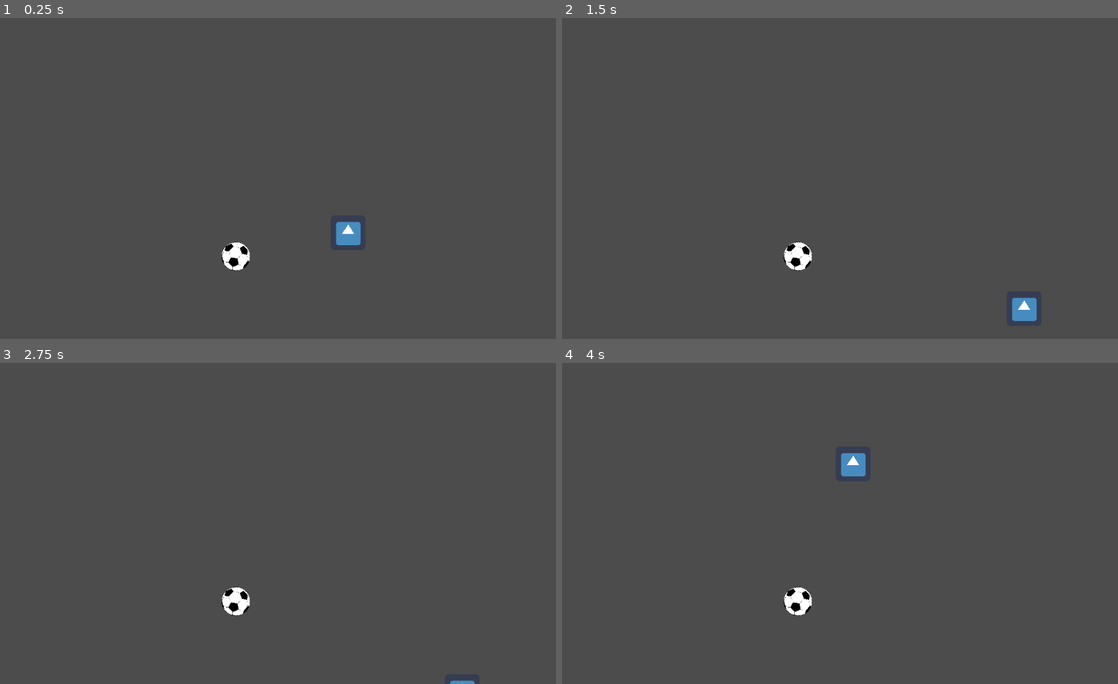
Above: before the commit, frames 1-4 (two rows, left to right).
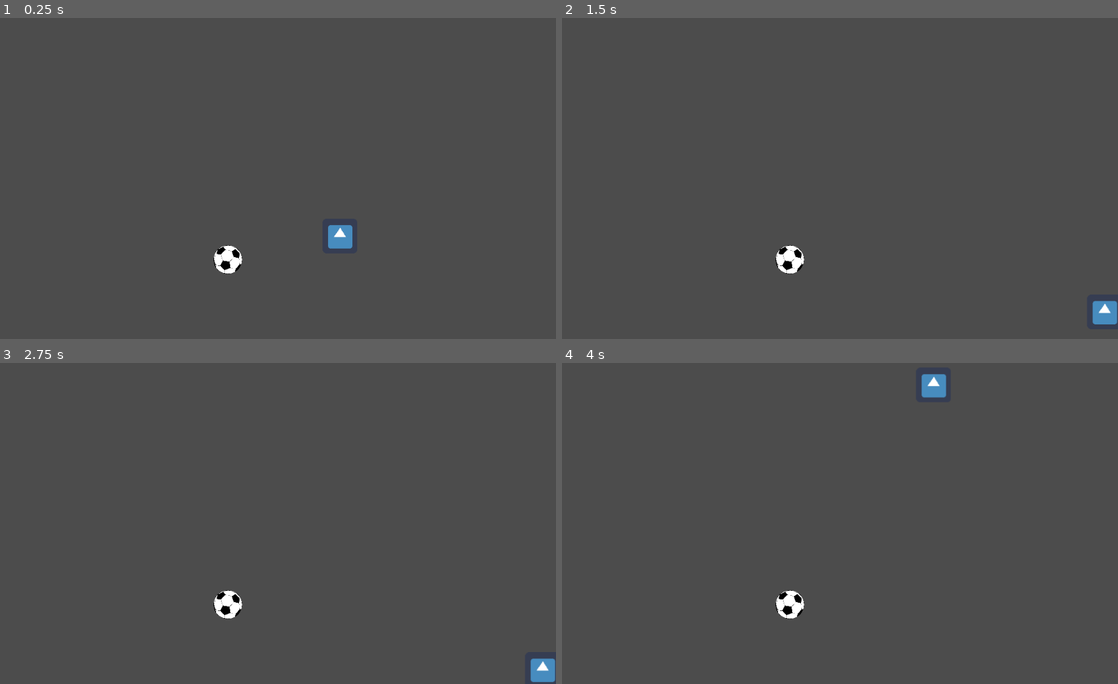
Above: after the commit, the same moments.

Repository: xDeviOfficial/foot-play
Game: Godot game, scene res://Game.tscn
The game is run twice, just before and just after one commit, with the same random seed, the same clock (stepped at 60 frames per second) and the same inputs. The engine's default icon, where the game draws it, is replaced by a stand-in: a white triangle on a blue panel in a dark square.
Inputs:
- Up to frame 1 (0.25 s): no input
- Up to frame 2 (1.5 s): tap Enter at 0.5 s; hold Right (ui_right) 0.53-1.28 s; hold Down (ui_down) from 1.28 s (still down)
- Up to frame 3 (2.75 s): tap Space at 2 s; release Down (ui_down) at 2.03 s; hold Right (ui_right) from 2.03 s (still down)
- Up to frame 4 (4 s): tap Enter at 2.75 s; release Right (ui_right) at 2.78 s; hold Up (ui_up) 2.78-3.53 s; hold Left (ui_left) from 3.53 s (still down)

The runs differ from the first frame. In frame 1, 0.8% of the frame differs, in the area x 38-65%, y 63-80%; in frame 2, 1.1%; in frame 3, 0.8%; in frame 4, 1.1%, in the area x 38-70%, y 3-80%.

Commit message:
Set player movement limit

Diff:
--- a/Game.tscn
+++ b/Game.tscn
@@ -12,7 +12,7 @@
 radius = 26.0
 
 [node name="PlayerScene" type="Node2D"]
-position = Vector2( 641, 404 )
+position = Vector2( 626.075, 409.97 )
 script = ExtResource( 1 )
 
 [node name="PlayerBody" type="KinematicBody2D" parent="."]
--- a/PlayerBody.gd
+++ b/PlayerBody.gd
@@ -4,27 +4,26 @@
 var velocity = Vector2()
 
 func get_input():
-    # Detect up/down/left/right keystate and only move when pressed.
     velocity = Vector2()
-    var x = position.x
-    var y = position.y
-    print("position" + str(position));
 
-
+    var screen_size = get_viewport().get_visible_rect().size;
+    var x = global_position.x;
+    var y = global_position.y;
+    var padding = 35;
 
     if Input.is_action_pressed('ui_right'):
-        if(x >= 200): return;
+        if(x >= screen_size.x - padding): return;
         velocity.x += 1
     if Input.is_action_pressed('ui_left'):
-        if(x <= -200):
+        if(x <= padding):
             return;
         velocity.x -= 1
     if Input.is_action_pressed('ui_down'):
-        if(y >= 200):
+        if(y >= screen_size.y - padding):
             return;
         velocity.y += 1
     if Input.is_action_pressed('ui_up'):
-        if(y <= -200):
+        if(y <= padding):
             return;
         velocity.y -= 1
     velocity = velocity.normalized() * speed
